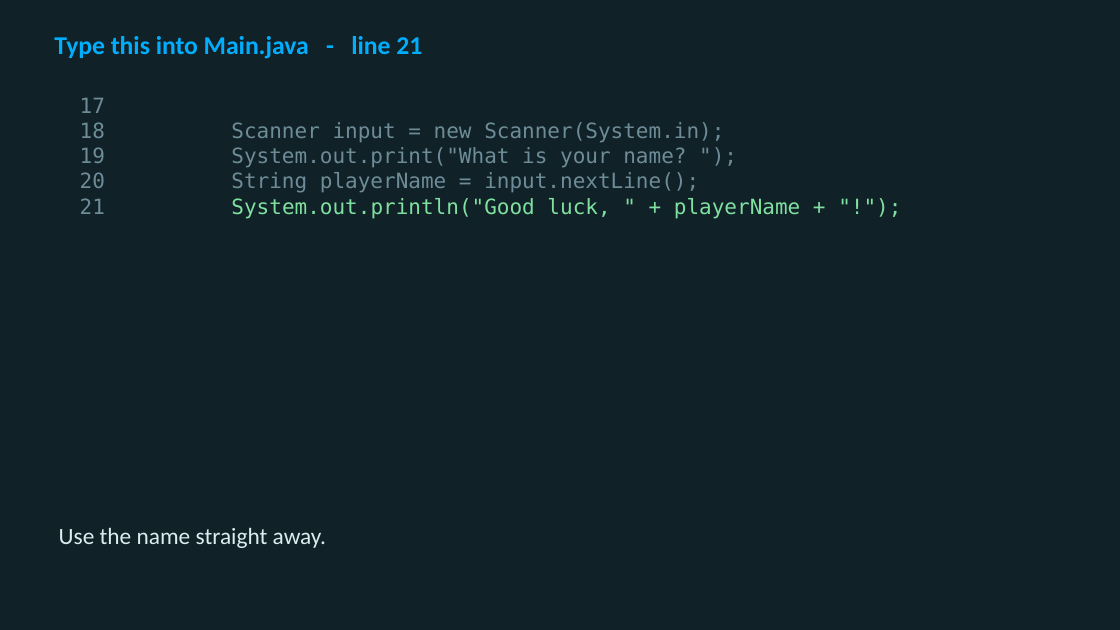
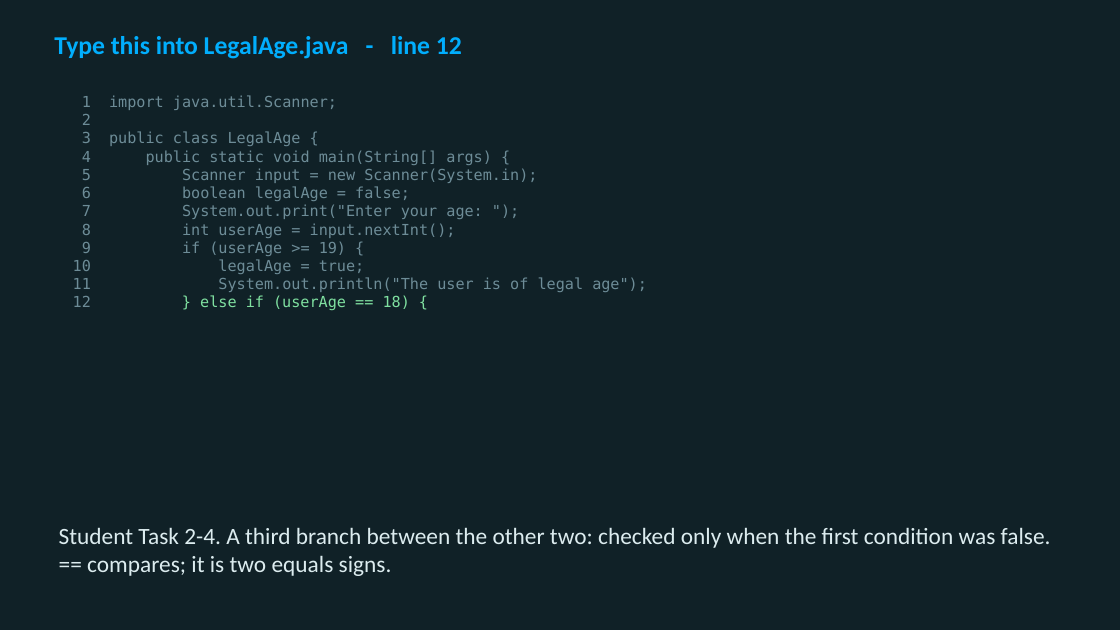
Before and after one commit to utgapps/utgapps.github.io, a slide deck: slide 47 of cs701/slides/week-03.pptx (slide 11 before the commit). Drawn at 1120x630 pixels with LibreOffice and Linux fonts; fonts in the diff are those of the drawing. Boxes give left, top, right and bottom in pixels: in the first picture for what was removed or moved away, otherwise in the second. Text is boxed around its words. In the diff, an @@ line names an element or a change of style, - is before the commit and + after.

```diff
--- a/cs701/slides/week-03.pptx
+++ b/cs701/slides/week-03.pptx
@@ text at (54,36,462,59): text changed @@
-Type this into Main.java - line 21
+Type this into LegalAge.java - line 12
@@ text at (82,95,647,310): text changed; size 18 to 13 pt @@
-17
-18 Scanner input = new Scanner(System.in);
-19 System.out.print("What is your name? ");
-20 String playerName = input.nextLine();
-21 System.out.println("Good luck, " + playerName + "!");
+1 import java.util.Scanner;
+2
+3 public class LegalAge {
+4 public static void main(String[] args) {
+5 Scanner input = new Scanner(System.in);
+6 boolean legalAge = false;
+7 System.out.print("Enter your age: ");
+8 int userAge = input.nextInt();
+9 if (userAge >= 19) {
+10 legalAge = true;
+11 System.out.println("The user is of legal age");
+12 } else if (userAge == 18) {
@@ text at (59,527,1051,576): text changed @@
-Use the name straight away.
+Student Task 2-4. A third branch between the other two: checked only when the first condition was false. == compares; it is two equals signs.
```
Also in this commit, not shown: 28 other slides changed, 56 slides added, 6 slides removed, 59 other files.
